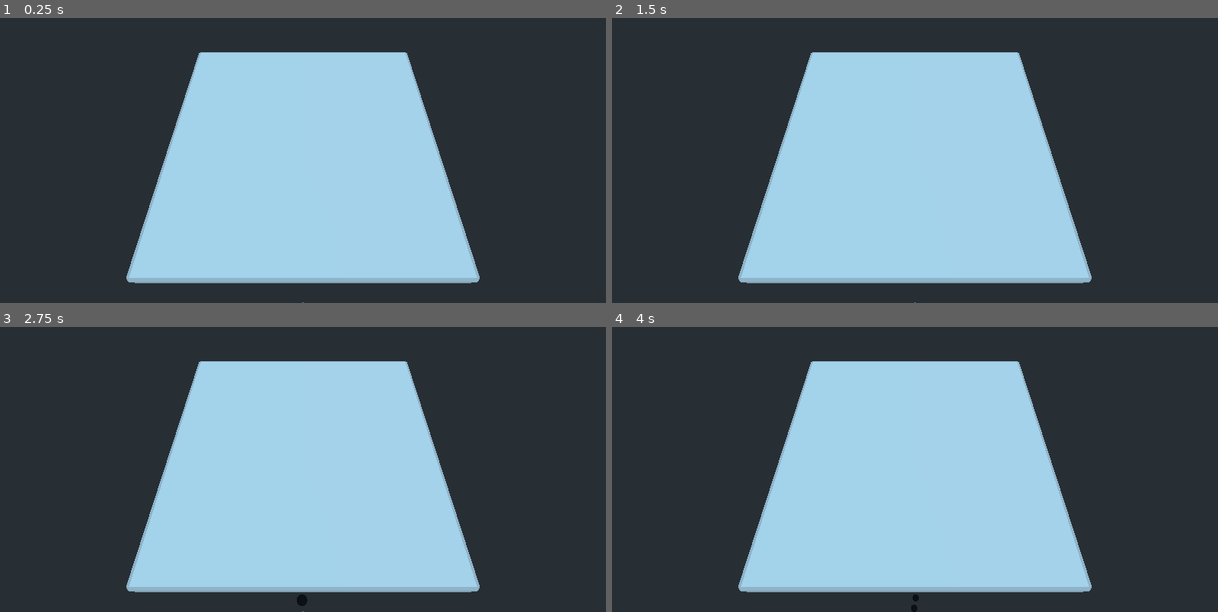
Above: before the commit, frames 1-4 (two rows, left to right).
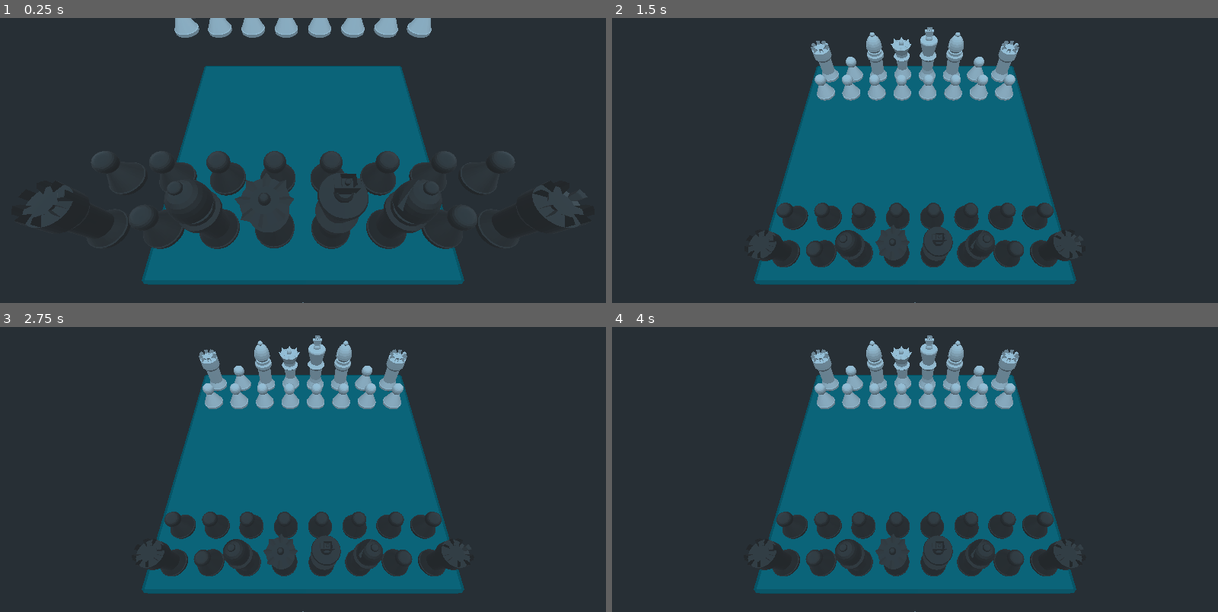
Above: after the commit, the same moments.

Repository: Majsek/Chess
Game: Godot game, scene res://Scenes/Main.tscn
Two runs of this game, one before a commit and one after it. Both use one fixed random seed, a clock stepped at 60 frames per second and the inputs below. Before the commit the project starts from res://Main.tscn.
Inputs:
- Up to frame 1 (0.25 s): no input
- Up to frame 2 (1.5 s): no input
- Up to frame 3 (2.75 s): tap Enter at 2 s
- Up to frame 4 (4 s): tap Space at 3.5 s

The runs differ from the first frame. In frame 1, 40% of the frame differs, in the area x 9-96%, y 0-94%; in frame 2, 39%; in frame 3, 39%; in frame 4, 39%.

Commit message:
Vykreslení všech figurek na scénu

Diff:
--- a/Main.gd
+++ /dev/null
@@ -1,49 +0,0 @@
-extends Spatial
-
-var Pawn = preload("res://Pawn.tscn")
-
-#export (PackedScene) var Pawn
-#export (PackedScene) var Figure
-
-# Declare member variables here. Examples:
-# var a: int = 2
-# var b: String = "text"
-
-
-# Called when the node enters the scene tree for the first time.
-func _ready() -> void:
-	randomize()
-
-	var map = []
-	map.resize(8)
-	for pos in range(8):
-		map[pos] = []
-		map[pos].resize(8)
-		for pos2 in range(8):
-			map[pos][pos2] = []
-			map[pos][pos2].resize(2)
-#			map[pos][pos2] = "y="+str(pos)+" "+"x="+str(pos2)
-#	print(map)
-
-	for Pawns in range(8):
-		var W_pawn = Pawn.instance()
-		W_pawn.init("white")
-		map[1][Pawns][1] = W_pawn
-		add_child(W_pawn)
-		var B_pawn = Pawn.instance()
-		B_pawn.init("black")
-		map[6][Pawns][1] = B_pawn
-		add_child(B_pawn)
-
-	print(map)
-
-
-#	for PawnLoad in range(8):
-#		var pawn = Figure.instance()
-#		add_child(pawn)
-#		pawn.set_translation(Vector3(7.5,3,PawnLoad*3-10.5))
-
-#	figure.position =
-# Called every frame. 'delta' is the elapsed time since the previous frame.
-#func _process(delta: float) -> void:
-#	pass
--- /dev/null
+++ b/Materials/black_material.tres
@@ -0,0 +1,11 @@
+[gd_resource type="SpatialMaterial" format=2]
+
+[resource]
+albedo_color = Color( 0.196078, 0.196078, 0.196078, 1 )
+metallic = 0.2
+roughness = 0.4
+emission_enabled = true
+emission = Color( 1, 1, 1, 1 )
+emission_energy = 0.01
+emission_operator = 0
+emission_on_uv2 = false
--- /dev/null
+++ b/Materials/white_material.tres
@@ -0,0 +1,11 @@
+[gd_resource type="SpatialMaterial" format=2]
+
+[resource]
+albedo_color = Color( 0.980392, 0.980392, 0.980392, 1 )
+metallic = 0.2
+roughness = 0.4
+emission_enabled = true
+emission = Color( 0, 0, 0, 1 )
+emission_energy = 0.01
+emission_operator = 0
+emission_on_uv2 = false
--- /dev/null
+++ b/Scenes/Bishop.tscn
@@ -0,0 +1,20 @@
+[gd_scene load_steps=4 format=2]
+
+[ext_resource path="res://Figures/Bishop.obj" type="ArrayMesh" id=1]
+[ext_resource path="res://Scripts/Bishop.gd" type="Script" id=2]
+
+[sub_resource type="CapsuleShape" id=1]
+height = 0.8
+
+[node name="Bishop" type="Spatial"]
+script = ExtResource( 2 )
+
+[node name="RigidBody" type="RigidBody" parent="."]
+
+[node name="MeshInstance" type="MeshInstance" parent="RigidBody"]
+mesh = ExtResource( 1 )
+material/0 = null
+
+[node name="CollisionShape" type="CollisionShape" parent="RigidBody"]
+transform = Transform( 1, 0, 0, 0, -4.37114e-08, 1, 0, -1, -4.37114e-08, 0, 0, 0 )
+shape = SubResource( 1 )
--- /dev/null
+++ b/Scenes/King.tscn
@@ -0,0 +1,20 @@
+[gd_scene load_steps=4 format=2]
+
+[ext_resource path="res://Figures/King.obj" type="ArrayMesh" id=1]
+[ext_resource path="res://Scripts/King.gd" type="Script" id=2]
+
+[sub_resource type="CapsuleShape" id=1]
+height = 0.8
+
+[node name="King" type="Spatial"]
+script = ExtResource( 2 )
+
+[node name="RigidBody" type="RigidBody" parent="."]
+
+[node name="MeshInstance" type="MeshInstance" parent="RigidBody"]
+mesh = ExtResource( 1 )
+material/0 = null
+
+[node name="CollisionShape" type="CollisionShape" parent="RigidBody"]
+transform = Transform( 1, 0, 0, 0, -4.37114e-08, 1, 0, -1, -4.37114e-08, 0, 0, 0 )
+shape = SubResource( 1 )
--- a/Pawn.tscn
+++ b/Scenes/Knight.tscn
@@ -1,21 +1,19 @@
-[gd_scene load_steps=5 format=2]
+[gd_scene load_steps=4 format=2]
 
 [ext_resource path="res://Figures/Pawn.obj" type="ArrayMesh" id=1]
-[ext_resource path="res://Pawn.gd" type="Script" id=2]
-
-[sub_resource type="SpatialMaterial" id=2]
+[ext_resource path="res://Scripts/Knight.gd" type="Script" id=2]
 
 [sub_resource type="CapsuleShape" id=1]
 height = 0.8
 
-[node name="Pawn" type="Spatial"]
+[node name="Knight" type="Spatial"]
 script = ExtResource( 2 )
 
 [node name="RigidBody" type="RigidBody" parent="."]
 
 [node name="MeshInstance" type="MeshInstance" parent="RigidBody"]
 mesh = ExtResource( 1 )
-material/0 = SubResource( 2 )
+material/0 = null
 
 [node name="CollisionShape" type="CollisionShape" parent="RigidBody"]
 transform = Transform( 1, 0, 0, 0, -4.37114e-08, 1, 0, -1, -4.37114e-08, 0, 0, 0 )
--- a/Main.tscn
+++ b/Scenes/Main.tscn
@@ -1,18 +1,19 @@
 [gd_scene load_steps=5 format=2]
 
-[ext_resource path="res://Main.gd" type="Script" id=1]
+[ext_resource path="res://Scripts/Main.gd" type="Script" id=1]
 [ext_resource path="res://Figures/desk.obj" type="ArrayMesh" id=2]
 
-[sub_resource type="SpatialMaterial" id=2]
+[sub_resource type="SpatialMaterial" id=1]
+albedo_color = Color( 0, 0.47451, 0.509804, 1 )
 
-[sub_resource type="BoxShape" id=1]
+[sub_resource type="BoxShape" id=2]
 extents = Vector3( 13, 0.5, 13 )
 
 [node name="Main" type="Spatial"]
 script = ExtResource( 1 )
 
 [node name="Camera" type="Camera" parent="."]
-transform = Transform( -2.18557e-08, -0.866025, 0.5, -3.78552e-08, 0.5, 0.866025, -1, -1.77636e-15, -4.37114e-08, 14, 20, 0 )
+transform = Transform( -2.18557e-08, -0.866025, 0.5, -3.78552e-08, 0.5, 0.866025, -1, -1.95399e-14, -4.37114e-08, 14, 22, 0 )
 fov = 60.0
 
 [node name="StaticBody" type="StaticBody" parent="."]
@@ -20,7 +21,7 @@
 [node name="desk" type="MeshInstance" parent="StaticBody"]
 transform = Transform( 1.4, 0, 0, 0, 0.5, 0, 0, 0, 1.4, 0, 0, 0 )
 mesh = ExtResource( 2 )
-material/0 = SubResource( 2 )
+material/0 = SubResource( 1 )
 
 [node name="CollisionShape" type="CollisionShape" parent="StaticBody"]
-shape = SubResource( 1 )
+shape = SubResource( 2 )
--- /dev/null
+++ b/Scenes/Pawn.tscn
@@ -0,0 +1,20 @@
+[gd_scene load_steps=4 format=2]
+
+[ext_resource path="res://Scripts/Pawn.gd" type="Script" id=1]
+[ext_resource path="res://Figures/Pawn.obj" type="ArrayMesh" id=2]
+
+[sub_resource type="CapsuleShape" id=1]
+height = 0.8
+
+[node name="Pawn" type="Spatial"]
+script = ExtResource( 1 )
+
+[node name="RigidBody" type="RigidBody" parent="."]
+
+[node name="MeshInstance" type="MeshInstance" parent="RigidBody"]
+mesh = ExtResource( 2 )
+material/0 = null
+
+[node name="CollisionShape" type="CollisionShape" parent="RigidBody"]
+transform = Transform( 1, 0, 0, 0, -4.37114e-08, 1, 0, -1, -4.37114e-08, 0, 0, 0 )
+shape = SubResource( 1 )
--- /dev/null
+++ b/Scenes/Queen.tscn
@@ -0,0 +1,20 @@
+[gd_scene load_steps=4 format=2]
+
+[ext_resource path="res://Figures/Queen.obj" type="ArrayMesh" id=1]
+[ext_resource path="res://Scripts/Queen.gd" type="Script" id=2]
+
+[sub_resource type="CapsuleShape" id=1]
+height = 0.8
+
+[node name="Queen" type="Spatial"]
+script = ExtResource( 2 )
+
+[node name="RigidBody" type="RigidBody" parent="."]
+
+[node name="MeshInstance" type="MeshInstance" parent="RigidBody"]
+mesh = ExtResource( 1 )
+material/0 = null
+
+[node name="CollisionShape" type="CollisionShape" parent="RigidBody"]
+transform = Transform( 1, 0, 0, 0, -4.37114e-08, 1, 0, -1, -4.37114e-08, 0, 0, 0 )
+shape = SubResource( 1 )
--- /dev/null
+++ b/Scenes/Rook.tscn
@@ -0,0 +1,20 @@
+[gd_scene load_steps=4 format=2]
+
+[ext_resource path="res://Scripts/Rook.gd" type="Script" id=1]
+[ext_resource path="res://Figures/Rook.obj" type="ArrayMesh" id=2]
+
+[sub_resource type="CapsuleShape" id=1]
+height = 0.8
+
+[node name="Rook" type="Spatial"]
+script = ExtResource( 1 )
+
+[node name="RigidBody" type="RigidBody" parent="."]
+
+[node name="MeshInstance" type="MeshInstance" parent="RigidBody"]
+mesh = ExtResource( 2 )
+material/0 = null
+
+[node name="CollisionShape" type="CollisionShape" parent="RigidBody"]
+transform = Transform( 1, 0, 0, 0, -4.37114e-08, 1, 0, -1, -4.37114e-08, 0, 0, 0 )
+shape = SubResource( 1 )
--- a/Pawn.gd
+++ b/Scripts/Bishop.gd
@@ -1,4 +1,4 @@
-extends "res://Figure.gd"
+extends "Figure.gd"
 
 # Declare member variables here. Examples:
 # var a: int = 2
--- a/Figure.gd
+++ b/Scripts/Figure.gd
@@ -18,7 +18,8 @@
 func init(color):
 	color_ = color
 	if color == "black":
-		$RigidBody/MeshInstance.get_surface_material(0).set_albedo(Color(0,0,0))
-
+		$RigidBody/MeshInstance.set_surface_material(0, preload("res://Materials/black_material.tres"))
+	if color == "white":
+		$RigidBody/MeshInstance.set_surface_material(0, preload("res://Materials/white_material.tres"))
 func getColor():
 	return color_
--- /dev/null
+++ b/Scripts/King.gd
@@ -0,0 +1,15 @@
+extends "Figure.gd"
+
+# Declare member variables here. Examples:
+# var a: int = 2
+# var b: String = "text"
+
+
+# Called when the node enters the scene tree for the first time.
+func _ready() -> void:
+	pass # Replace with function body.
+
+
+# Called every frame. 'delta' is the elapsed time since the previous frame.
+#func _process(delta: float) -> void:
+#	pass
--- /dev/null
+++ b/Scripts/Knight.gd
@@ -0,0 +1,15 @@
+extends "Figure.gd"
+
+# Declare member variables here. Examples:
+# var a: int = 2
+# var b: String = "text"
+
+
+# Called when the node enters the scene tree for the first time.
+func _ready() -> void:
+	pass # Replace with function body.
+
+
+# Called every frame. 'delta' is the elapsed time since the previous frame.
+#func _process(delta: float) -> void:
+#	pass
--- /dev/null
+++ b/Scripts/Main.gd
@@ -0,0 +1,105 @@
+extends Spatial
+
+var Pawn = preload("res://Scenes/Pawn.tscn")
+var Rook = preload("res://Scenes/Rook.tscn")
+var Knight = preload("res://Scenes/Knight.tscn")
+var Bishop = preload("res://Scenes/Bishop.tscn")
+var Queen = preload("res://Scenes/Queen.tscn")
+var King = preload("res://Scenes/King.tscn")
+
+#export (PackedScene) var Pawn
+#export (PackedScene) var Figure
+
+# Declare member variables here. Examples:
+# var a: int = 2
+# var b: String = "text"
+
+
+# Called when the node enters the scene tree for the first time.
+func _ready() -> void:
+	randomize()
+
+	var map = []
+	map.resize(8)
+	for pos in range(8):
+		map[pos] = []
+		map[pos].resize(8)
+#		for pos2 in range(8):
+#			map[pos][pos2] = []
+#			map[pos][pos2].resize(2)
+#			map[pos][pos2] = "y="+str(pos)+" "+"x="+str(pos2)
+#	print(map)
+
+	for Pawns in range(8):
+		var B_pawn = Pawn.instance()
+		B_pawn.init("black")
+		map[6][Pawns] = B_pawn
+		add_child(B_pawn)
+		var W_pawn = Pawn.instance()
+		W_pawn.init("white")
+		map[1][Pawns] = W_pawn
+		add_child(W_pawn)
+
+	for Else in [0,7]:
+		var B_Rook = Rook.instance()
+		B_Rook.init("black")
+		map[7][Else] = B_Rook
+		add_child(B_Rook)
+		var W_Rook = Rook.instance()
+		W_Rook.init("white")
+		map[0][Else] = W_Rook
+		add_child(W_Rook)
+
+		var B_Knight = Knight.instance()
+		B_Knight.init("black")
+		map[7][1+Else*5/7] = B_Knight
+		add_child(B_Knight)
+		var W_Knight = Knight.instance()
+		W_Knight.init("white")
+		map[0][6+Else*-5/7] = W_Knight
+		add_child(W_Knight)
+
+		var B_Bishop = Bishop.instance()
+		B_Bishop.init("black")
+		map[7][2+Else*3/7] = B_Bishop
+		add_child(B_Bishop)
+		var W_Bishop = Bishop.instance()
+		W_Bishop.init("white")
+		map[0][5+Else*-3/7] = W_Bishop
+		add_child(W_Bishop)
+
+	var B_Queen = Queen.instance()
+	B_Queen.init("black")
+	map[7][4] = B_Queen
+	add_child(B_Queen)
+	var W_Queen = Queen.instance()
+	W_Queen.init("white")
+	map[0][4] = W_Queen
+	add_child(W_Queen)
+
+	var B_King = King.instance()
+	B_King.init("black")
+	map[7][3] = B_King
+	add_child(B_King)
+	var W_King = King.instance()
+	W_King.init("white")
+	map[0][3] = W_King
+	add_child(W_King)
+
+	print(map)
+
+	for Load in range(8):
+		for Load2 in range(8):
+			var figure = map[Load][Load2]
+			if figure != null:
+				figure.set_translation(Vector3(Load*3-10.5,10,Load2*3-10.5))
+
+#	for PawnLoad in range(8):
+#		var pawn = Figure.instance()
+#		add_child(pawn)
+#		pawn.set_translation(Vector3(7.5,3,PawnLoad*3-10.5))
+
+#	figure.position =
+# Called every frame. 'delta' is the elapsed time since the previous frame.
+#func _process(delta: float) -> void:
+#	pass
--- /dev/null
+++ b/Scripts/Pawn.gd
@@ -0,0 +1,15 @@
+extends "Figure.gd"
+
+# Declare member variables here. Examples:
+# var a: int = 2
+# var b: String = "text"
+
+
+# Called when the node enters the scene tree for the first time.
+func _ready() -> void:
+	pass # Replace with function body.
+
+
+# Called every frame. 'delta' is the elapsed time since the previous frame.
+#func _process(delta: float) -> void:
+#	pass
--- /dev/null
+++ b/Scripts/Queen.gd
@@ -0,0 +1,15 @@
+extends "Figure.gd"
+
+# Declare member variables here. Examples:
+# var a: int = 2
+# var b: String = "text"
+
+
+# Called when the node enters the scene tree for the first time.
+func _ready() -> void:
+	pass # Replace with function body.
+
+
+# Called every frame. 'delta' is the elapsed time since the previous frame.
+#func _process(delta: float) -> void:
+#	pass
--- /dev/null
+++ b/Scripts/Rook.gd
@@ -0,0 +1,15 @@
+extends "Figure.gd"
+
+# Declare member variables here. Examples:
+# var a: int = 2
+# var b: String = "text"
+
+
+# Called when the node enters the scene tree for the first time.
+func _ready() -> void:
+	pass # Replace with function body.
+
+
+# Called every frame. 'delta' is the elapsed time since the previous frame.
+#func _process(delta: float) -> void:
+#	pass
--- a/project.godot
+++ b/project.godot
@@ -16,7 +16,7 @@
 [application]
 
 config/name="Chess"
-run/main_scene="res://Main.tscn"
+run/main_scene="res://Scenes/Main.tscn"
 config/icon="res://icon.png"
 
 [display]
